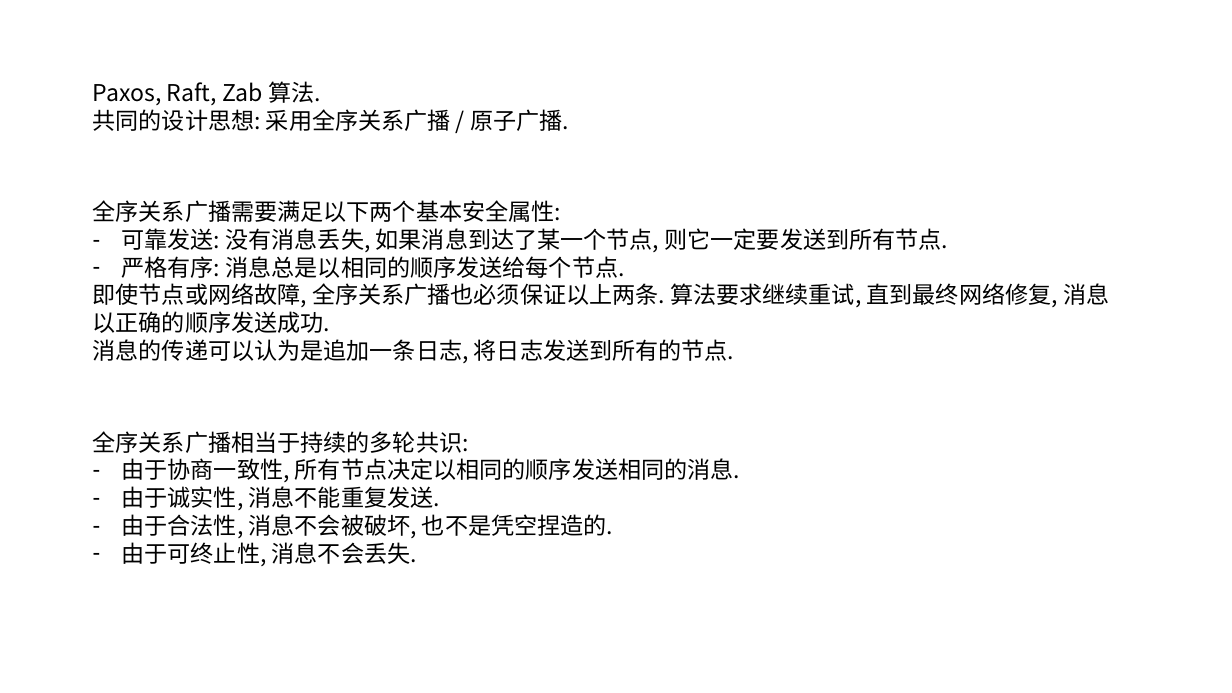
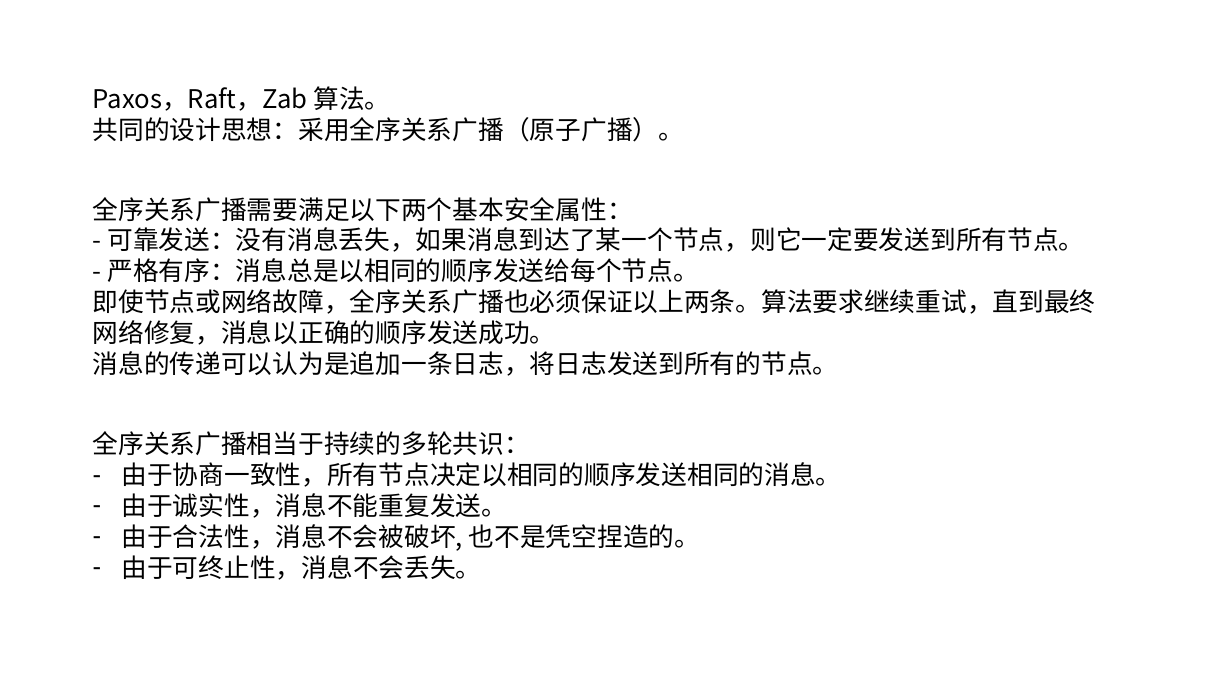
Before and after one commit to zozospider/note, a slide deck: slide 21 of data-system/ZooKeeper_share1_v3.pptx (slide 20 before the commit). Drawn at 1232x693 pixels with LibreOffice and Linux fonts; fonts in the diff are those of the drawing. Boxes give left, top, right and bottom in pixels: in the first picture for what was removed or moved away, otherwise in the second. Text is boxed around its words. In the diff, an @@ line names an element or a change of style, - is before the commit and + after.

```diff
--- a/data-system/ZooKeeper_share1_v3.pptx
+++ b/data-system/ZooKeeper_share1_v3.pptx
@@ text at bbox=[93, 86, 684, 142]: text changed; size 18 to 20 pt @@
-Paxos, Raft, Zab 算法.
-共同的设计思想: 采用全序关系广播 / 原子广播.
+Paxos，Raft，Zab 算法。
+共同的设计思想：采用全序关系广播（原子广播）。
@@ text at bbox=[93, 197, 1096, 376]: text changed; size 18 to 20 pt @@
-全序关系广播需要满足以下两个基本安全属性:
-– 可靠发送: 没有消息丢失, 如果消息到达了某一个节点, 则它一定要发送到所有节点.
-– 严格有序: 消息总是以相同的顺序发送给每个节点.
-即使节点或网络故障, 全序关系广播也必须保证以上两条. 算法要求继续重试, 直到最终网络修复, 消息以正确的顺序发送成功.
-消息的传递可以认为是追加一条日志, 将日志发送到所有的节点.
+全序关系广播需要满足以下两个基本安全属性：
+- 可靠发送：没有消息丢失，如果消息到达了某一个节点，则它一定要发送到所有节点。
+- 严格有序：消息总是以相同的顺序发送给每个节点。
+即使节点或网络故障，全序关系广播也必须保证以上两条。算法要求继续重试，直到最终网络修复，消息以正确的顺序发送成功。
+消息的传递可以认为是追加一条日志，将日志发送到所有的节点。
@@ text at bbox=[93, 431, 842, 580]: text changed; size 18 to 20 pt @@
-全序关系广播相当于持续的多轮共识:
-– 由于协商一致性, 所有节点决定以相同的顺序发送相同的消息.
-– 由于诚实性, 消息不能重复发送.
-– 由于合法性, 消息不会被破坏, 也不是凭空捏造的.
-– 由于可终止性, 消息不会丢失.
+全序关系广播相当于持续的多轮共识：
+– 由于协商一致性，所有节点决定以相同的顺序发送相同的消息。
+– 由于诚实性，消息不能重复发送。
+– 由于合法性，消息不会被破坏, 也不是凭空捏造的。
+– 由于可终止性，消息不会丢失。
```
Also in this commit, not shown: 13 other slides changed, 2 slides added, 1 slide removed.
